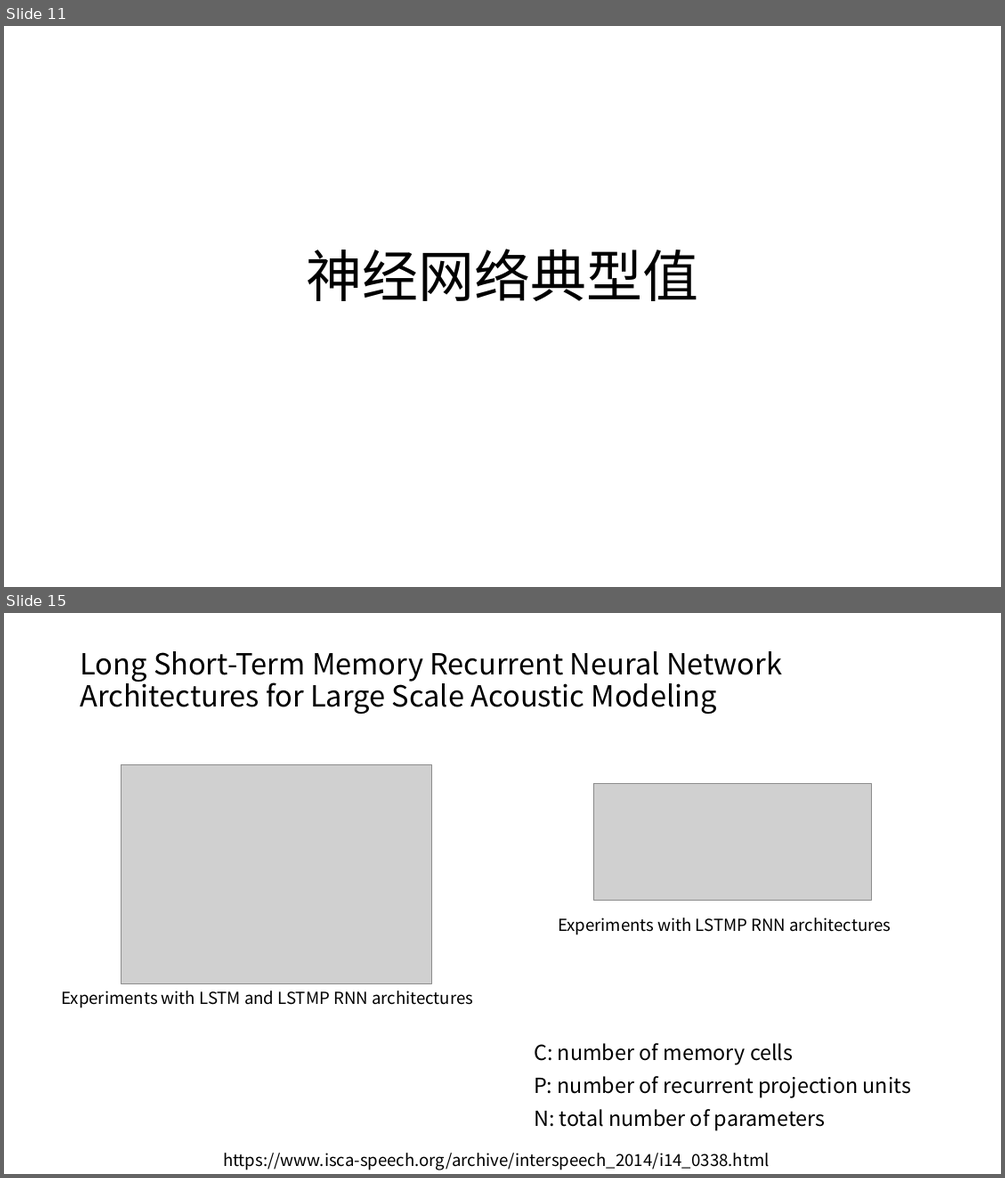
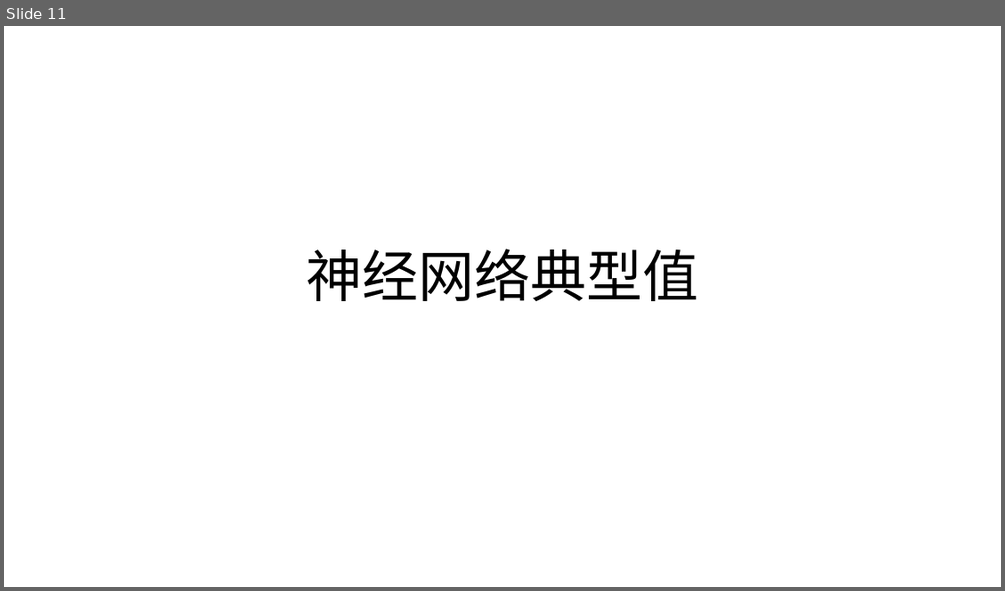
Before and after one commit to lucaschang95/DiscussionWithLin, a slide deck: 20191009 - topic.pptx. Shown one above the other, each under a label of ours: slides 11 and 15 before the commit, slide 11 after it; the slides between them are not shown. The pictures are 1005x1178 and 1005x591 pixels, drawn with LibreOffice and Linux fonts; fonts in the diff are those of the drawing; grey boxes stand for pictures. Boxes give left, top, right and bottom in pixels: in the first picture for what was removed or moved away, otherwise in the second. Text is boxed around its words. In the diff, an @@ line names an element or a change of style, - is before the commit and + after.

```diff
--- a/20191009 - topic.pptx
+++ b/20191009 - topic.pptx
@@ slide 15 removed at [4,613,1001,1174], background #FFFFFF @@
@@ title removed at [80,651,782,714] @@
-Long Short-Term Memory Recurrent Neural Network Architectures for Large Scale Acoustic Modeling
@@ picture removed at [121,765,431,984] @@
@@ picture removed at [593,784,872,900] @@
@@ text removed at [558,917,890,935] @@
-Experiments with LSTMP RNN architectures
@@ text removed at [62,990,473,1008] @@
-Experiments with LSTM and LSTMP RNN architectures
@@ text removed at [534,1043,911,1131] @@
-C: number of memory cells
-P: number of recurrent projection units
-N: total number of parameters
@@ text removed at [223,1152,769,1170] @@
-https://www.isca-speech.org/archive/interspeech_2014/i14_0338.html
```
Also in this commit, not shown: 7 slides changed, 3 slides added, 5 other slides removed.
